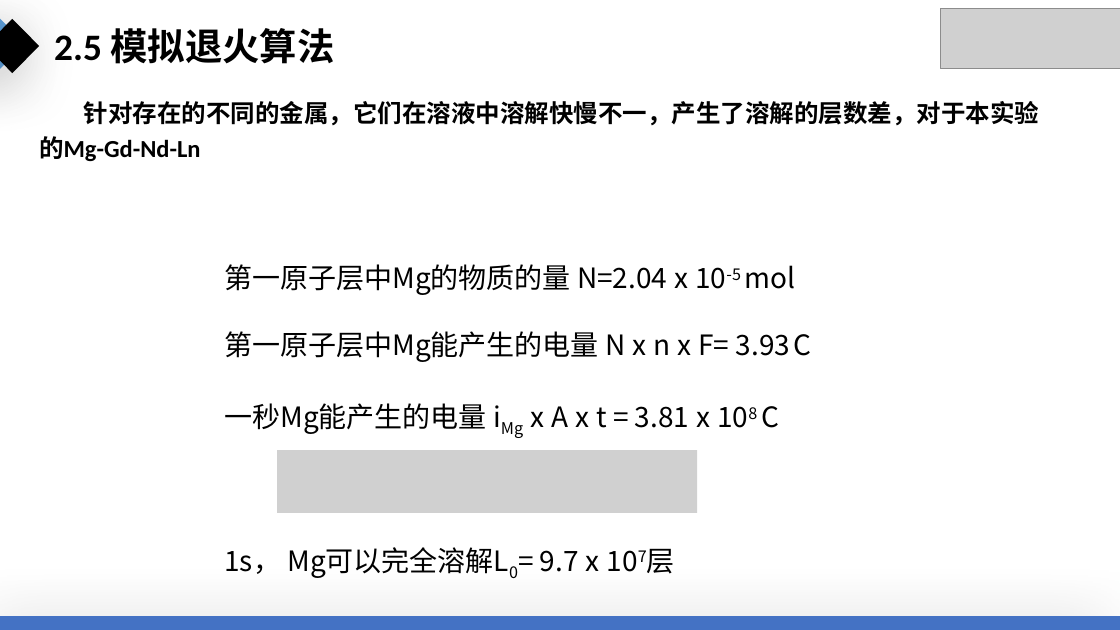
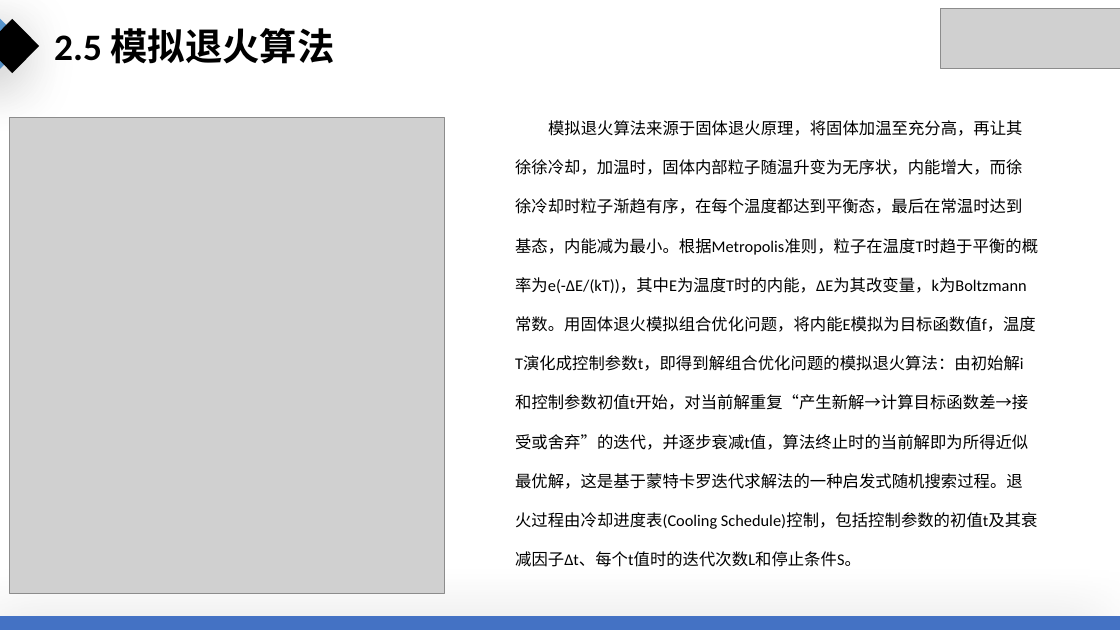
Before and after one commit to Dongboy111/bs-mid, a slide deck: slide 11 of docs/邵亚东.pptx. Drawn at 1120x630 pixels with LibreOffice and Linux fonts; fonts in the diff are those of the drawing; grey boxes stand for pictures. Boxes give left, top, right and bottom in pixels: in the first picture for what was removed or moved away, otherwise in the second. Text is boxed around its words. In the diff, an @@ line names an element or a change of style, - is before the commit and + after.

```diff
--- a/docs/邵亚东.pptx
+++ b/docs/邵亚东.pptx
@@ picture added at (x1=10, y1=118, x2=444, y2=593) @@
@@ text removed at (x1=39, y1=101, x2=1040, y2=161) @@
-针对存在的不同的金属，它们在溶液中溶解快慢不一，产生了溶解的层数差，对于本实验的Mg-Gd-Nd-Ln
@@ text at (x1=515, y1=120, x2=1038, y2=567): text changed; size 24 to 14 pt; font Noto Sans CJK SC to Calibri @@
-第一原子层中Mg的物质的量 N=2.04ⅹ10-5 mol
-第一原子层中Mg能产生的电量 NⅹnⅹF= 3.93 C
-一秒Mg能产生的电量 iMgⅹAⅹt = 3.81ⅹ108 C
-1s， Mg可以完全溶解L0= 9.7ⅹ107层
+模拟退火算法来源于固体退火原理，将固体加温至充分高，再让其徐徐冷却，加温时，固体内部粒子随温升变为无序状，内能增大，而徐徐冷却时粒子渐趋有序，在每个温度都达到平衡态，最后在常温时达到基态，内能减为最小。根据Metropolis准则，粒子在温度T时趋于平衡的概率为e(-ΔE/(kT))，其中E为温度T时的内能，ΔE为其改变量，k为Boltzmann常数。用固体退火模拟组合优化问题，将内能E模拟为目标函数值f，温度T演化成控制参数t，即得到解组合优化问题的模拟退火算法：由初始解i和控制参数初值t开始，对当前解重复“产生新解→计算目标函数差→接受或舍弃”的迭代，并逐步衰减t值，算法终止时的当前解即为所得近似最优解，这是基于蒙特卡罗迭代求解法的一种启发式随机搜索过程。退火过程由冷却进度表(Cooling Schedule)控制，包括控制参数的初值t及其衰减因子Δt、每个t值时的迭代次数L和停止条件S。
@@ picture removed at (x1=277, y1=450, x2=697, y2=513) @@
```
Also in this commit, not shown: 7 other slides changed, 2 slides added, 2 slides removed.
